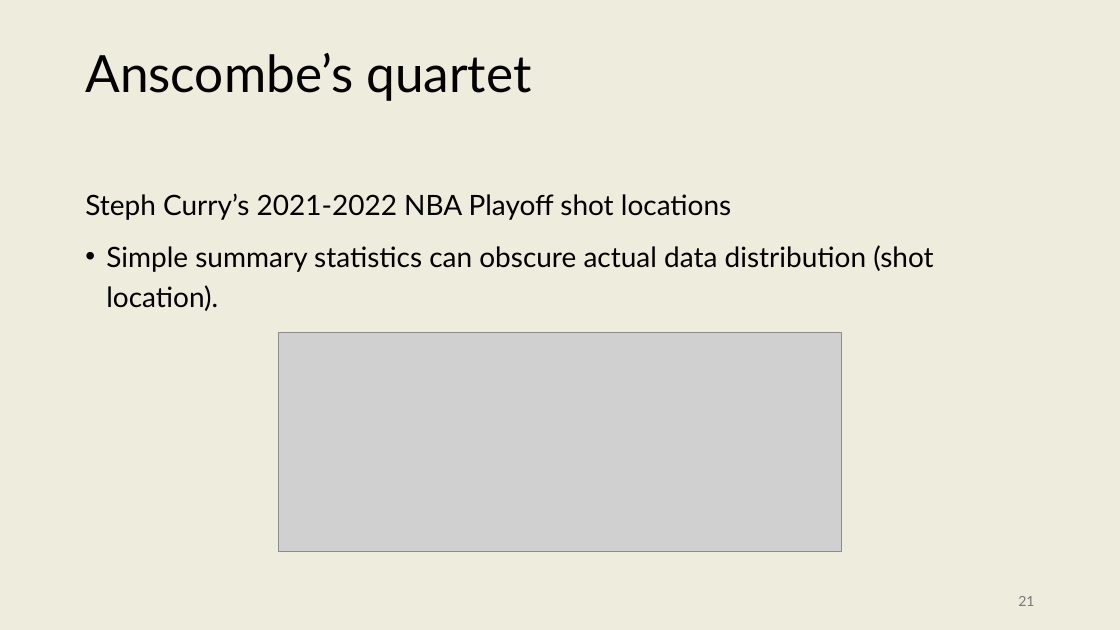
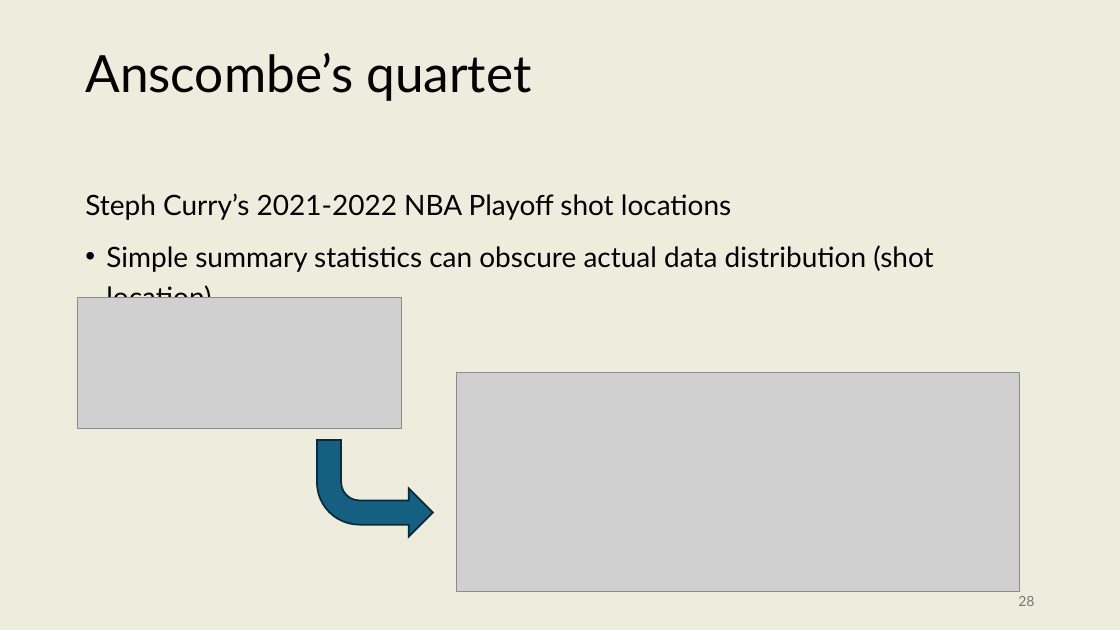
Before and after one commit to onishisaryu/HES-3000-Sports-Data-Analytics, a slide deck: slide 28 of pptx/Lecture8.pptx (slide 21 before the commit). Drawn at 1120x630 pixels with LibreOffice and Linux fonts; fonts in the diff are those of the drawing; grey boxes stand for pictures. Boxes give left, top, right and bottom in pixels: in the first picture for what was removed or moved away, otherwise in the second. Text is boxed around its words. In the diff, an @@ line names an element or a change of style, - is before the commit and + after.

```diff
--- a/pptx/Lecture8.pptx
+++ b/pptx/Lecture8.pptx
@@ picture added at (77,297,402,429) @@
@@ picture: place and size @@
-picture at (279,333,842,552)
+picture at (457,372,1020,592)
@@ bent arrow added at (317,440,433,537), fill #156082, outline #092A39 1.5 pt @@
@@ page number at (1018,596,1034,606): text changed @@
-21
+28
```
Also in this commit, not shown: 7 other slides changed, 9 slides added, 2 slides removed, 2 other files.
